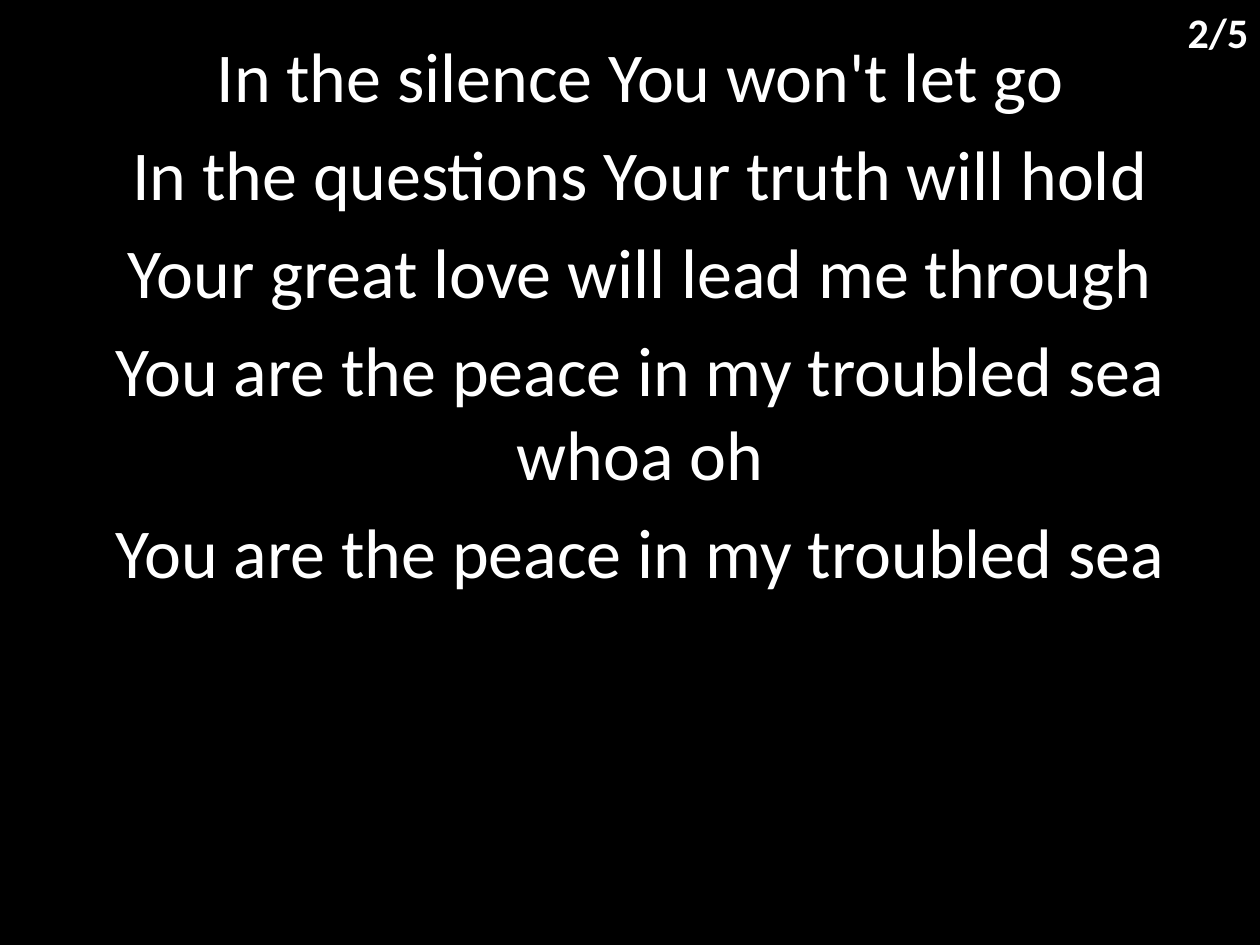
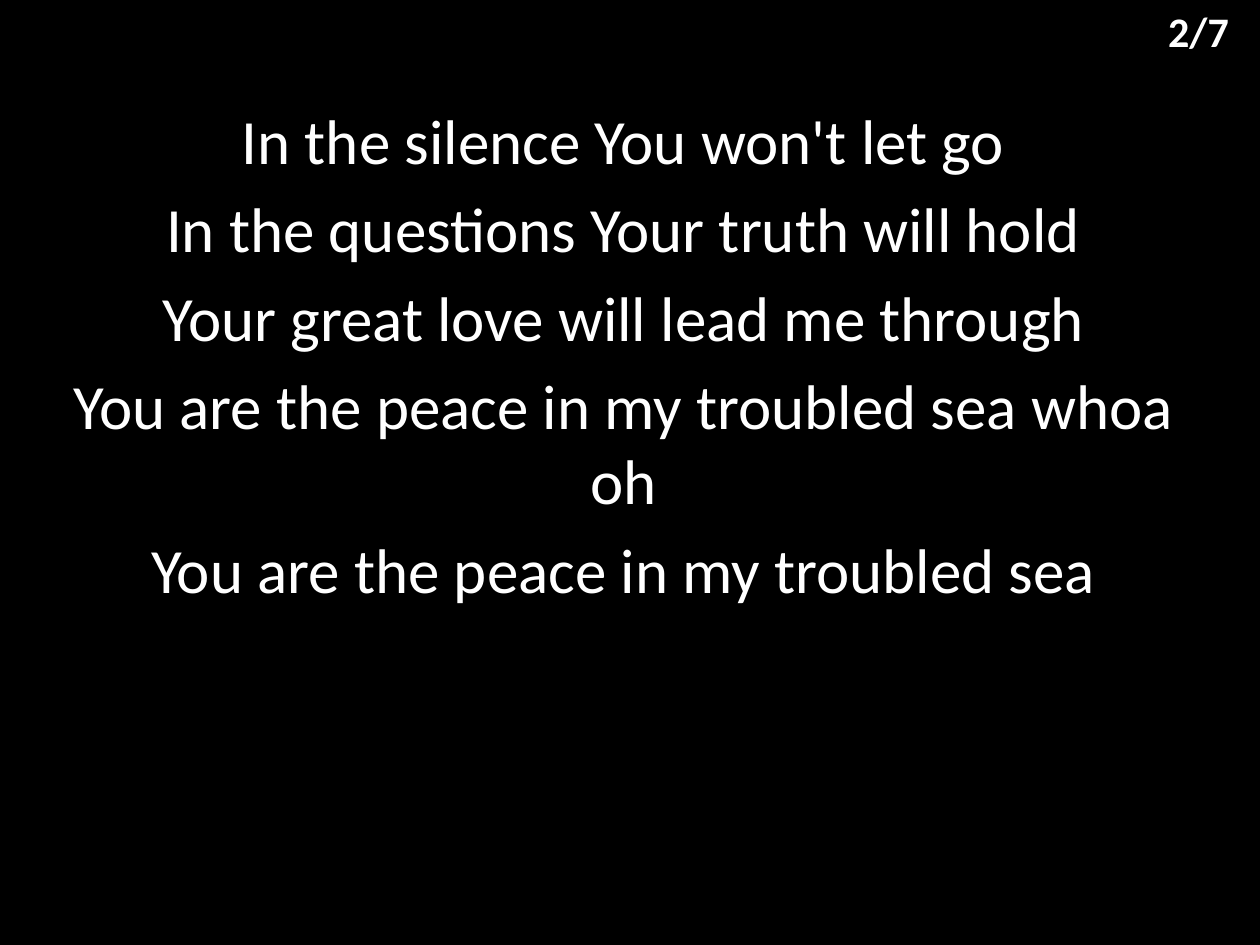
Before and after one commit to hoo-are-ya/worship, a slide deck: slide 3 of docs/songs/my lighthouse.pptx. Drawn at 1260x945 pixels with LibreOffice and Linux fonts; fonts in the diff are those of the drawing. Boxes give left, top, right and bottom in pixels: in the first picture for what was removed or moved away, otherwise in the second. Text is boxed around its words. In the diff, an @@ line names an element or a change of style, - is before the commit and + after.

```diff
--- a/docs/songs/my lighthouse.pptx
+++ b/docs/songs/my lighthouse.pptx
@@ text at (1168,17,1229,49): text changed @@
-2/5
+2/7
@@ subtitle "In the silence You won't ...": place and size @@
-subtitle "In the silence You won't ..." at (116,53,1164,590)
+subtitle "In the silence You won't ..." at (73,120,1172,603)
@@ subtitle "In the silence You won't ..." at (73,120,1172,603): size 40 to 36 pt @@
```
Also in this commit, not shown: 4 other slides changed, 2 slides added, 3 other files.
